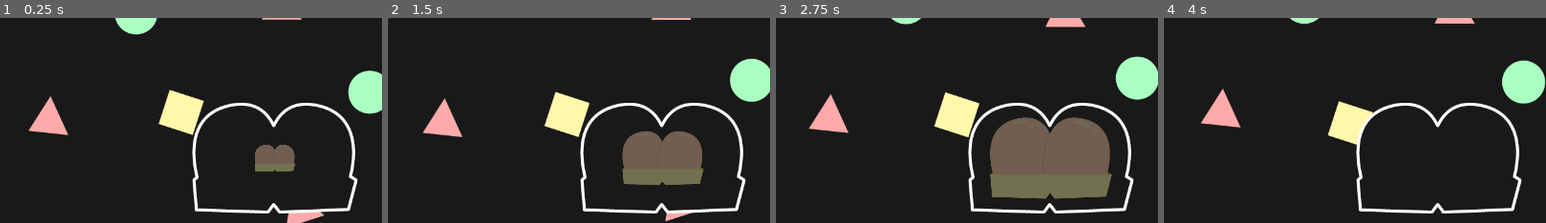
Above: before the commit, frames 1-4 (left to right).
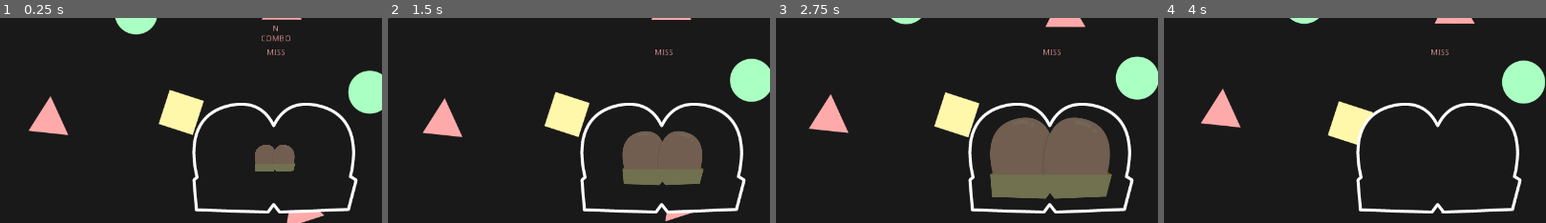
Above: after the commit, the same moments.

Repository: MikeTeok/test_butt_name
Game: Godot game, scene res://scenes/Game.tscn
Same seed, same stepped clock (60 frames per second), same inputs: the game is played once before the commit and once after it.
Inputs:
- Up to frame 1 (0.25 s): no input
- Up to frame 2 (1.5 s): tap Space (ui_select) at 0.77 s
- Up to frame 3 (2.75 s): tap Space (ui_select) at 1.52 s
- Up to frame 4 (4 s): tap Space (ui_select) at 3.02, 3.77 s
The pictures show only the part of the screen within x 14-64%, y 14-64%; the shares and areas given below are measured in that part.

The runs differ from the first frame. In frame 1, 0.2% of the frame differs, in the area x 68-76%, y 3-19%; in frame 2, less than 0.1%; in frame 3, less than 0.1%; in frame 4, less than 0.1%.

Commit message:
Added UI Scene
Added hit/combo labels
Fix default state can be null

Diff:
--- a/scenes/Game.tscn
+++ b/scenes/Game.tscn
@@ -1,8 +1,9 @@
-[gd_scene load_steps=4 format=2]
+[gd_scene load_steps=5 format=2]
 
 [ext_resource path="res://scenes/Background.tscn" type="PackedScene" id=1]
 [ext_resource path="res://scenes/butt outline.tscn" type="PackedScene" id=2]
 [ext_resource path="res://scripts/Game.gd" type="Script" id=3]
+[ext_resource path="res://scenes/UI.tscn" type="PackedScene" id=4]
 
 [node name="Game" type="Node2D"]
 script = ExtResource( 3 )
@@ -15,4 +16,10 @@
 [node name="Timer" type="Timer" parent="."]
 autostart = true
 
+[node name="UI" parent="." instance=ExtResource( 4 )]
+margin_left = 608.0
+margin_top = 136.0
+margin_right = 672.0
+margin_bottom = 200.0
+
 [connection signal="timeout" from="Timer" to="." method="_on_Timer_timeout"]
--- /dev/null
+++ b/scenes/UI.tscn
@@ -0,0 +1,34 @@
+[gd_scene format=2]
+
+[node name="UI" type="Control"]
+margin_left = -32.0
+margin_right = 32.0
+margin_bottom = 64.0
+__meta__ = {
+"_edit_use_anchors_": false
+}
+
+[node name="Combo Label" type="Label" parent="."]
+margin_left = 8.0
+margin_right = 59.0
+margin_bottom = 31.0
+custom_colors/font_color = Color( 1, 0.670588, 0.670588, 1 )
+text = "N
+COMBO"
+align = 1
+__meta__ = {
+"_edit_use_anchors_": false
+}
+
+[node name="Hit Label" type="Label" parent="."]
+margin_left = 8.0
+margin_top = 40.0
+margin_right = 59.0
+margin_bottom = 54.0
+custom_colors/font_color = Color( 1, 0.670588, 0.670588, 1 )
+text = "MISS"
+align = 1
+valign = 2
+__meta__ = {
+"_edit_use_anchors_": false
+}
--- a/scripts/Game.gd
+++ b/scripts/Game.gd
@@ -4,6 +4,7 @@
 onready var butt_note_scene = preload("res://scenes/butt.tscn")
 var animation_speed = 1.0
 var butt_note_list = []
+var combo = 0
 
 onready var theme_mode setget set_theme
 
@@ -35,7 +36,18 @@
 	butt_note.connect("timeout",self,"_on_butt_timeout")
 
 func capture_butt_note_state(butt_note):
-	print(butt_note.state)
+	if(butt_note.state == "hit"):
+		self.combo += 1
+	else:
+		self.combo = 0
+	print_butt_note_state(butt_note.state)
+
+func print_butt_note_state(state):
+	$UI/"Hit Label".set_text(state.to_upper())
+	if(self.combo > 1):
+		$UI/"Combo Label".set_text(String(self.combo) + "\nCOMBO")
+	else:
+		$UI/"Combo Label".set_text("")
 
 func _on_Timer_timeout():
 	add_butt_note()
--- a/scripts/butt.gd
+++ b/scripts/butt.gd
@@ -2,7 +2,7 @@
 
 onready var animation = $AnimationPlayer
 var animation_speed
-var state
+var state = "miss"
 
 signal timeout
 
